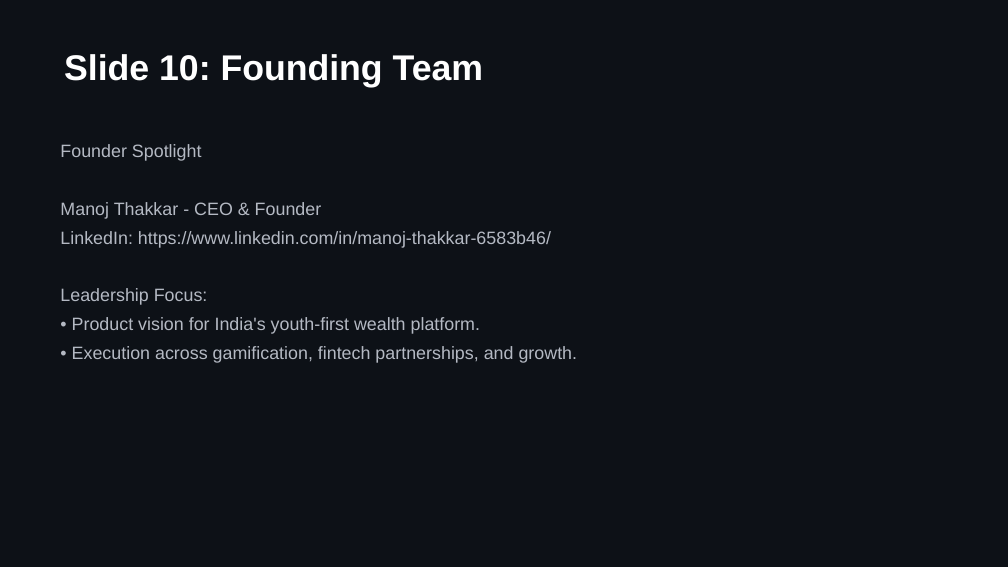
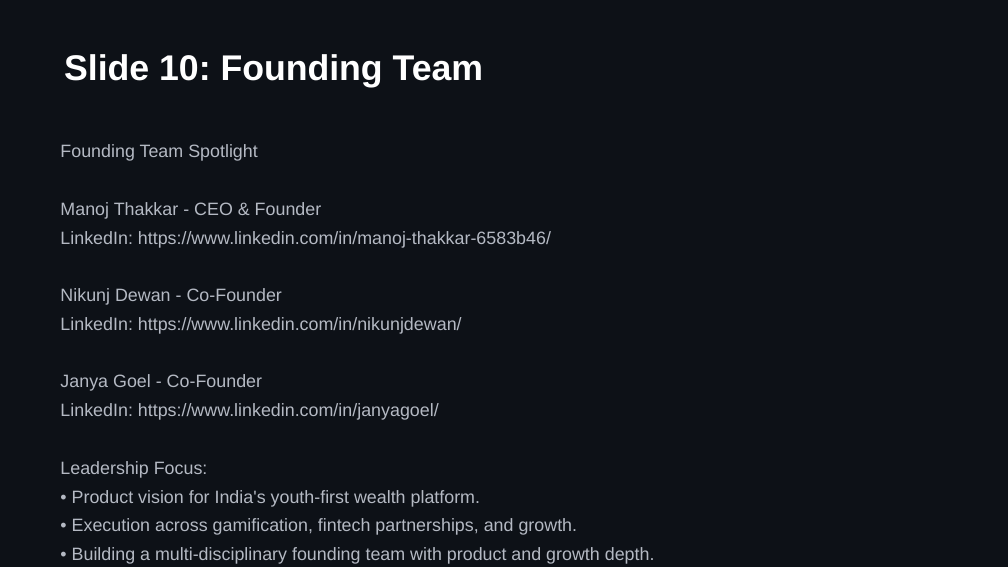
Before and after one commit to mthak/my-chatbot, a slide deck: slide 10 of RiseWise_Full_Investor_Deck.pptx. Drawn at 1008x567 pixels with LibreOffice and Linux fonts; fonts in the diff are those of the drawing. Boxes give left, top, right and bottom in pixels: in the first picture for what was removed or moved away, otherwise in the second. Text is boxed around its words. In the diff, an @@ line names an element or a change of style, - is before the commit and + after.

```diff
--- a/RiseWise_Full_Investor_Deck.pptx
+++ b/RiseWise_Full_Investor_Deck.pptx
@@ text at (60, 144, 258, 161): text changed @@
-Founder Spotlight
+Founding Team Spotlight
@@ text at (60, 288, 462, 420): paragraphs added @@
+Nikunj Dewan - Co-Founder
+LinkedIn: https://www.linkedin.com/in/nikunjdewan/
+Janya Goel - Co-Founder
+LinkedIn: https://www.linkedin.com/in/janyagoel/
@@ text at (72, 547, 655, 564): paragraph added @@
+• Building a multi-disciplinary founding team with product and growth depth.
```
Also in this commit, not shown: 1 other file.
